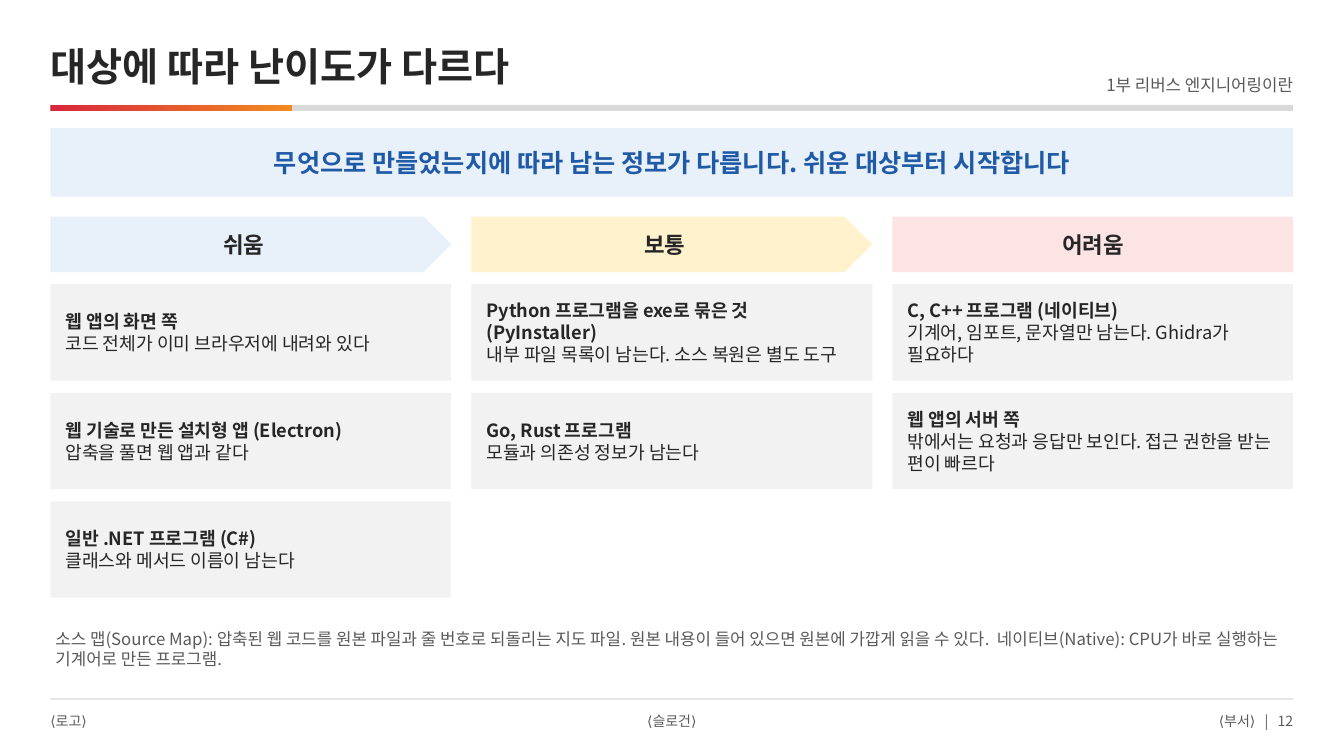
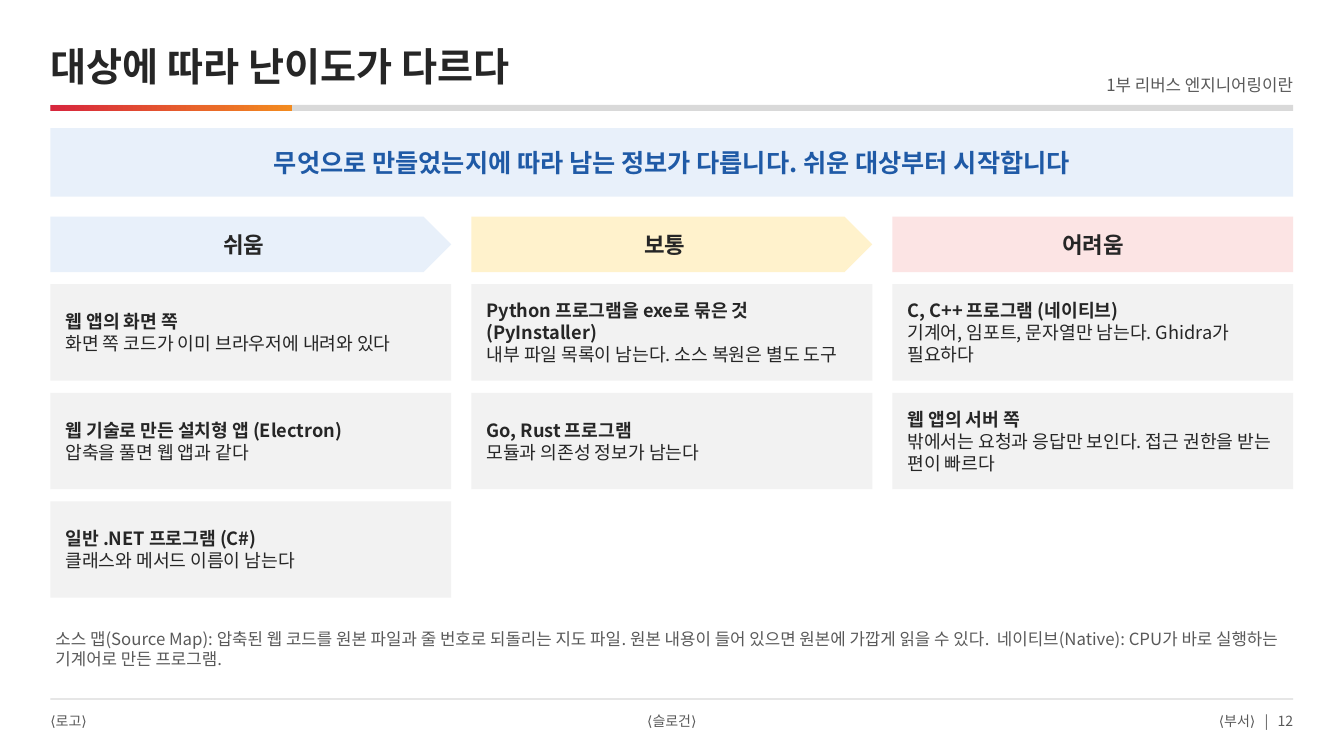
Before and after one commit to DarrenKoi/pm_notes, a slide deck: slide 12 of reverse_engineering/slides/re-rea-team-intro.pptx. Drawn at 1344x756 pixels with LibreOffice and Linux fonts; fonts in the diff are those of the drawing. Boxes give left, top, right and bottom in pixels: in the first picture for what was removed or moved away, otherwise in the second. Text is boxed around its words. In the diff, an @@ line names an element or a change of style, - is before the commit and + after.

```diff
--- a/reverse_engineering/slides/re-rea-team-intro.pptx
+++ b/reverse_engineering/slides/re-rea-team-intro.pptx
@@ text in rectangle at (66,335,390,352): text changed @@
-코드 전체가 이미 브라우저에 내려와 있다
+화면 쪽 코드가 이미 브라우저에 내려와 있다
```
Also in this commit, not shown: 2 other slides changed, 9 other files.
